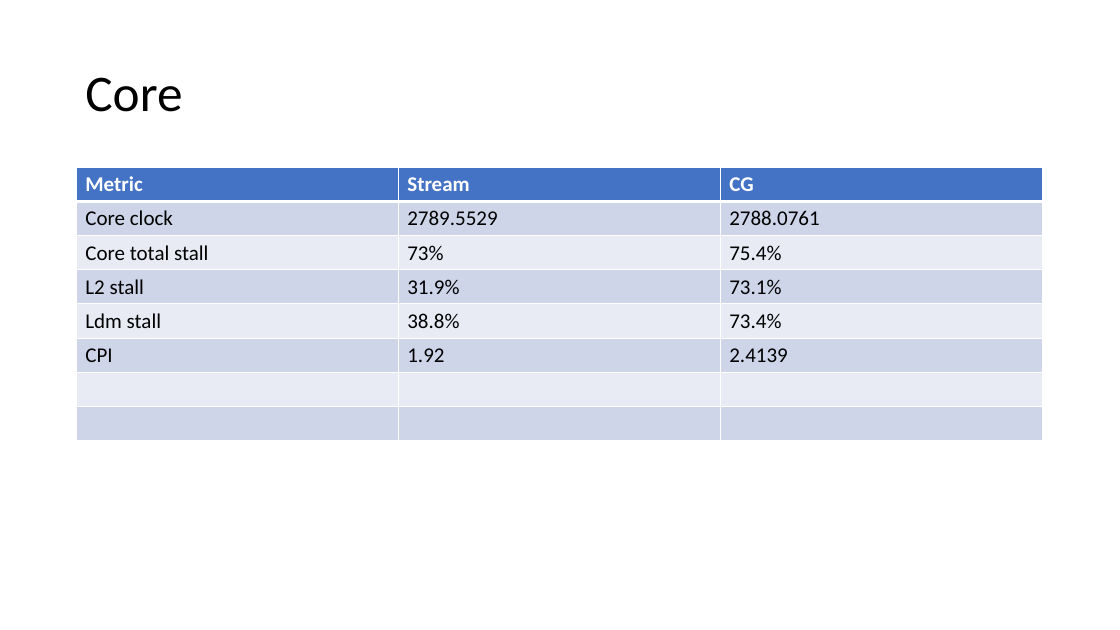
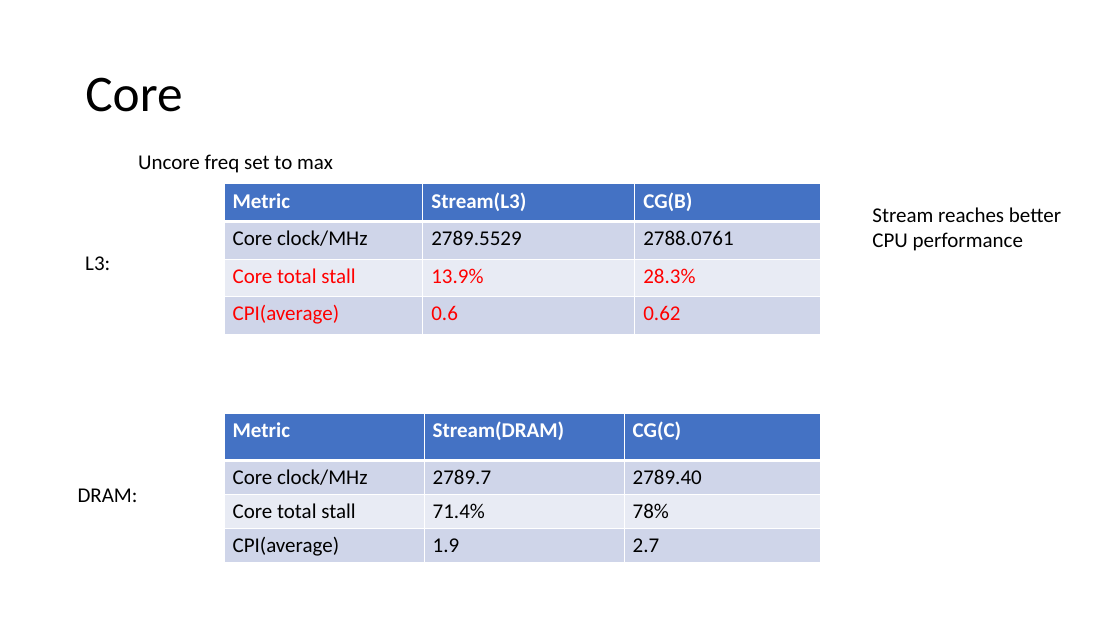
Before and after one commit to BerlinBear997/BA_roofline, a slide deck: slide 8 of Stream vs CG.pptx (slide 2 before the commit). Drawn at 1120x630 pixels with LibreOffice and Linux fonts; fonts in the diff are those of the drawing. Boxes give left, top, right and bottom in pixels: in the first picture for what was removed or moved away, otherwise in the second. Text is boxed around its words. In the diff, an @@ line names an element or a change of style, - is before the commit and + after.

```diff
--- a/Stream vs CG.pptx
+++ b/Stream vs CG.pptx
@@ text added at [138,154,333,173], 18 pt, text #000000 @@
+Uncore freq set to max
@@ table at [224,184,821,334] @@
-row 1: Metric | Stream | CG
-row 2: Core clock | 2789.5529 | 2788.0761
-row 3: Core total stall | 73% | 75.4%
-row 4: L2 stall | 31.9% | 73.1%
-row 5: Ldm stall | 38.8% | 73.4%
-row 6: CPI | 1.92 | 2.4139
-row 7:  |  | 
-row 8:  |  | 
+row 1: Metric | Stream(L3) | CG(B)
+row 2: Core clock/MHz | 2789.5529 | 2788.0761
+row 3: Core total stall | 13.9% | 28.3%
+row 4: CPI(average) | 0.6 | 0.62
@@ table: place and size @@
-table at [77,168,1043,440]
+table at [224,184,821,334]
@@ text added at [872,207,1061,251], 18 pt, text #000000 @@
+Stream reaches better CPU performance
@@ text added at [85,256,110,270], 18 pt, text #000000 @@
+L3:
@@ table added at [224,413,820,562], 4 rows, 3 columns @@
+Metric | Stream(DRAM) | CG(C)
+Core clock/MHz | 2789.7 | 2789.40
+Core total stall | 71.4% | 78%
+CPI(average) | 1.9 | 2.7
@@ text added at [78,488,138,502], 18 pt, text #000000 @@
+DRAM:
```
Also in this commit, not shown: 1 other slide changed, 8 slides added, 1 slide removed, 3 other files.
